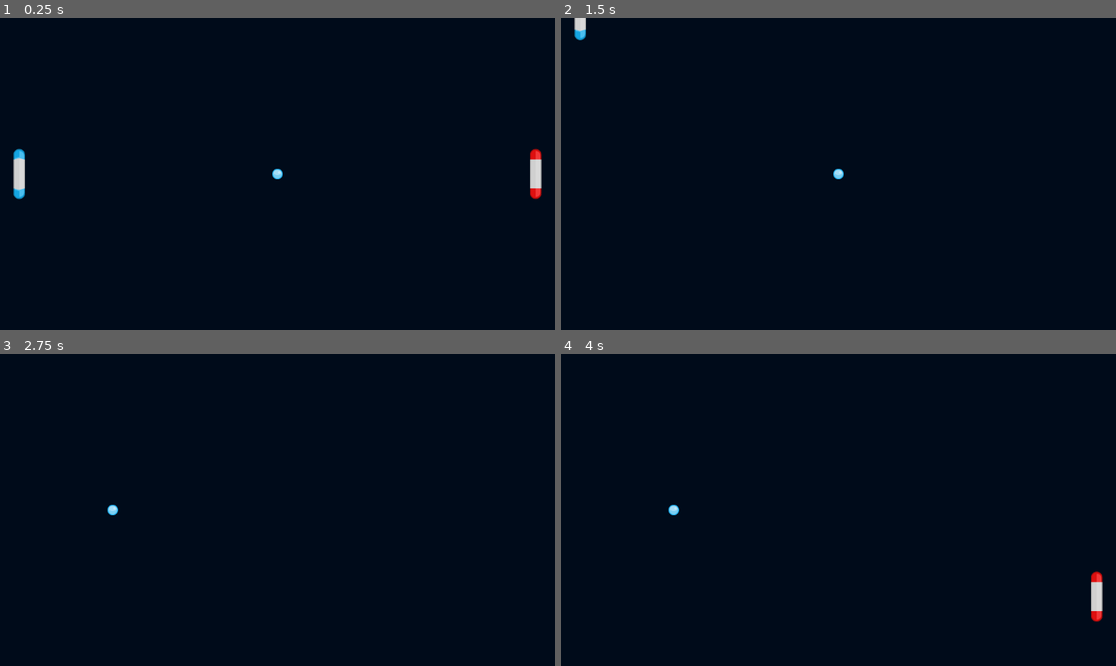
Above: before the commit, frames 1-4 (two rows, left to right).
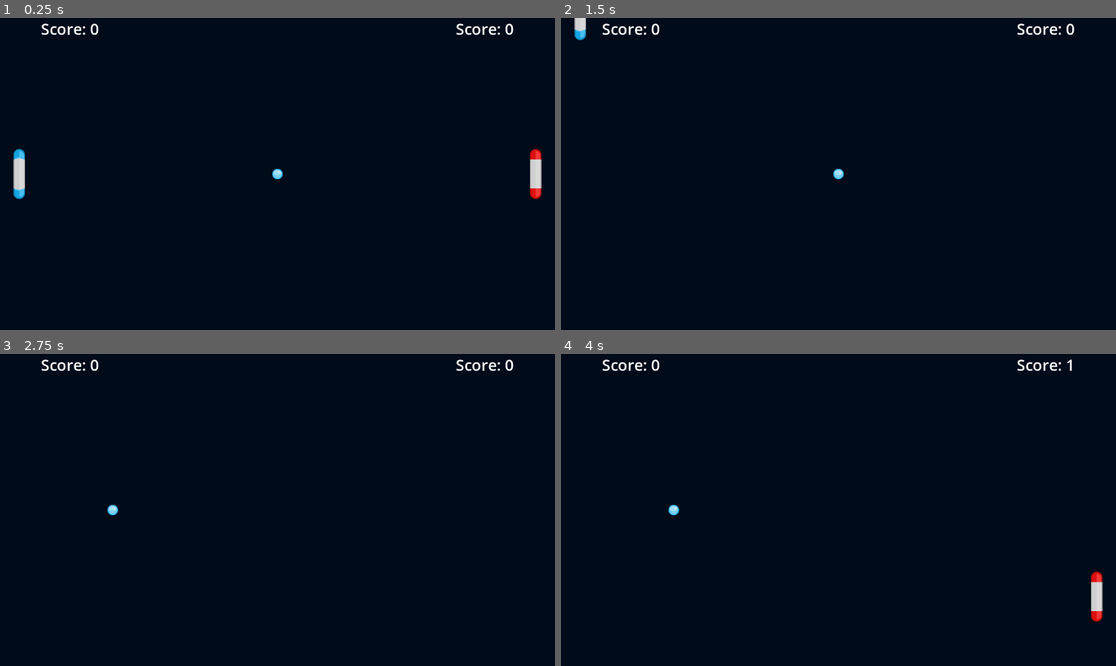
Above: after the commit, the same moments.

Repository: XCarCedo/Pong
Game: Godot game, scene res://Scenes/Game.tscn
Same seed, same stepped clock (60 frames per second), same inputs: the game is played once before the commit and once after it. The project has no main scene, so this scene is started directly.
Inputs:
- Up to frame 1 (0.25 s): no input
- Up to frame 2 (1.5 s): tap Enter at 0.5 s; hold W (p1_up) 0.53-1.28 s; hold Down (p2_down) 0.53-1.28 s; hold S (p1_down) from 1.28 s (still down); tap Up (p2_up) at 1.35 s
- Up to frame 3 (2.75 s): release S (p1_down) at 2.03 s; hold W (p1_up) from 2.03 s (still down); hold Space (shoot_ball) from 2.03 s (still down)
- Up to frame 4 (4 s): release Space (shoot_ball) at 2.78 s; tap Down (p2_down) at 2.85 s; tap Space (shoot_ball) at 3.5 s; release W (p1_up) at 3.53 s; hold S (p1_down) from 3.53 s (still down); hold Up (p2_up) from 3.53 s (still down)

The runs differ from the first frame. In frame 1, 0.3% of the frame differs, in the area x 7-93%, y 1-6%; in frame 2, 0.3%; in frame 3, 0.3%; in frame 4, 0.3%.

Commit message:
Added HUD to game scene

Diff:
--- a/Scenes/Game.tscn
+++ b/Scenes/Game.tscn
@@ -1,7 +1,8 @@
-[gd_scene load_steps=5 format=3 uid="uid://vc5bkgxjpb42"]
+[gd_scene load_steps=6 format=3 uid="uid://vc5bkgxjpb42"]
 
 [ext_resource type="PackedScene" uid="uid://n0utc0vohpuc" path="res://Scenes/Paddle.tscn" id="1_bn122"]
 [ext_resource type="PackedScene" uid="uid://c8x78r5awkdia" path="res://Scenes/Ball.tscn" id="2_isbn1"]
+[ext_resource type="PackedScene" uid="uid://dfx33sc0g7724" path="res://Scenes/HUD.tscn" id="3_0qgus"]
 
 [sub_resource type="SegmentShape2D" id="SegmentShape2D_3g38a"]
 a = Vector2(1152, 0)
@@ -11,6 +12,7 @@
 b = Vector2(0, 648)
 
 [node name="Game" type="Node2D"]
+metadata/_edit_horizontal_guides_ = []
 
 [node name="CanvasLayer" type="CanvasLayer" parent="."]
 layer = -1
@@ -22,6 +24,10 @@
 grow_horizontal = 2
 grow_vertical = 2
 color = Color(0, 0.0431373, 0.101961, 1)
+
+[node name="HUD" parent="CanvasLayer" node_paths=PackedStringArray("player1", "player2") instance=ExtResource("3_0qgus")]
+player1 = NodePath("../../P1Paddle")
+player2 = NodePath("../../P2Paddle")
 
 [node name="P1Paddle" parent="." node_paths=PackedStringArray("win_area") instance=ExtResource("1_bn122")]
 position = Vector2(40, 324)
